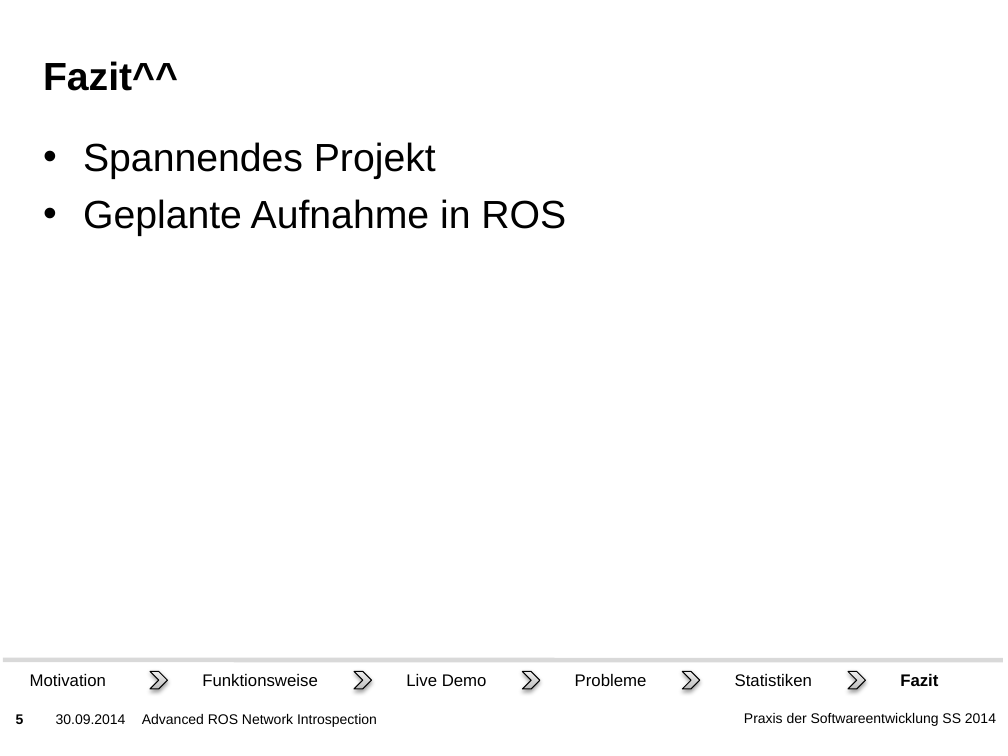
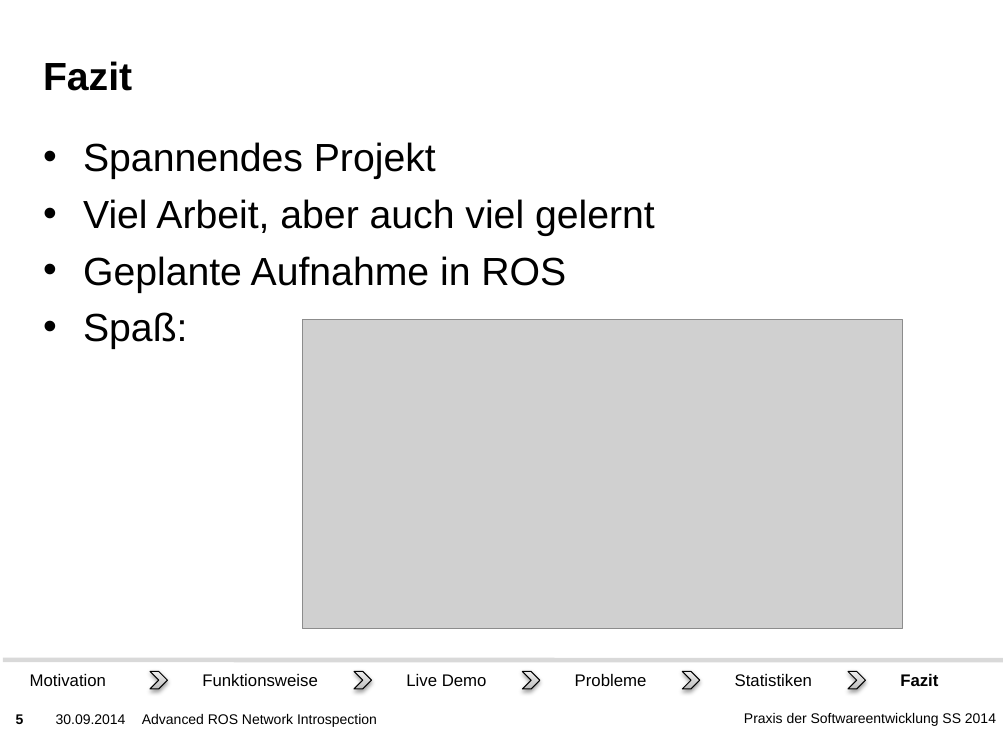
Before and after one commit to ROS-PSE/Documents, a slide deck: slide 5 of Präsentation/Abschluss.pptx. Drawn at 1008x756 pixels with LibreOffice and Linux fonts; fonts in the diff are those of the drawing; grey boxes stand for pictures; background and template pictures are left out. Boxes give left, top, right and bottom in pixels: in the first picture for what was removed or moved away, otherwise in the second. Text is boxed around its words. In the diff, an @@ line names an element or a change of style, - is before the commit and + after.

```diff
--- a/Präsentation/Abschluss.pptx
+++ b/Präsentation/Abschluss.pptx
@@ title at (43, 61, 132, 91): text changed @@
-Fazit^^
+Fazit
@@ text at (83, 199, 655, 236): paragraph added @@
+• Viel Arbeit, aber auch viel gelernt
@@ text at (83, 312, 187, 349): paragraph added @@
+• Spaß:
@@ picture added at (302, 320, 902, 629) @@
```
Also in this commit, not shown: 4 other slides changed, 1 slide added.
